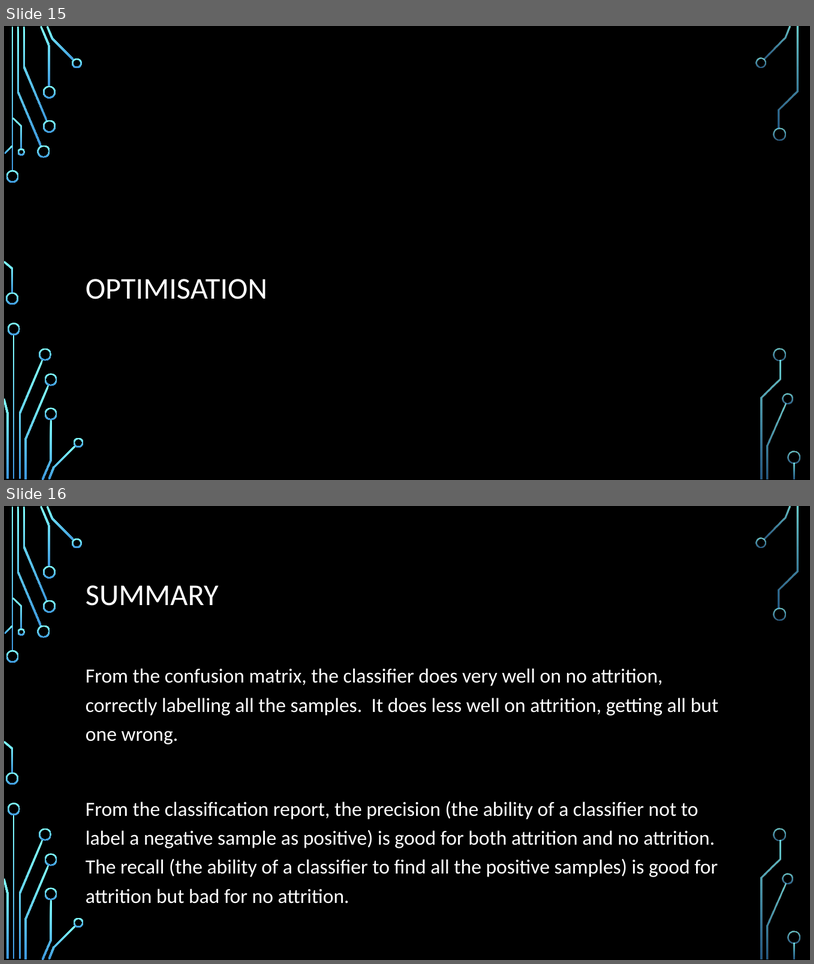
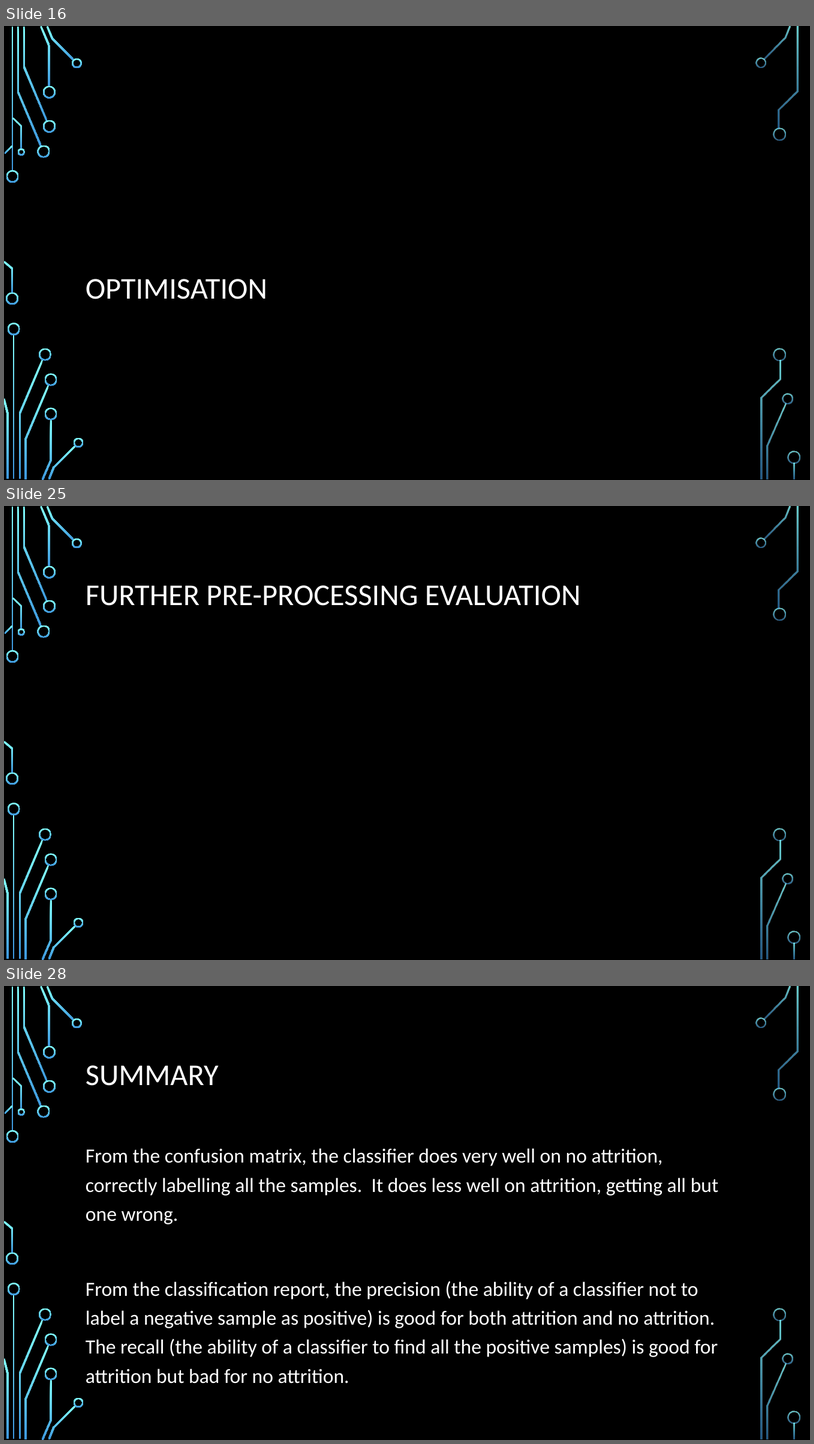
Before and after one commit to ddaniel2024/Project-4, a slide deck: Employee Attrition Prediction Presentation.pptx. Shown one above the other, each under a label of ours: slides 15 and 16 before the commit, slides 16, 25 and 28 after it; the slides between them are not shown. The pictures are 814x964 and 814x1444 pixels, drawn with LibreOffice and Linux fonts; fonts in the diff are those of the drawing; background and template pictures are left out. Boxes give left, top, right and bottom in pixels: in the first picture for what was removed or moved away, otherwise in the second. Text is boxed around its words. In the diff, an @@ line names an element or a change of style, - is before the commit and + after.

```diff
--- a/Employee Attrition Prediction Presentation.pptx
+++ b/Employee Attrition Prediction Presentation.pptx
@@ slide 25 added at (4, 506, 810, 960), background picture (left out); not listed: 36 template elements that a slide beside it also shows @@
@@ title added at (86, 585, 581, 606), 36 pt, text #FFFFFF @@
+FURTHER PRE-PROCESSING EVALUATION
@@ what was slide 15 is now slide 16 @@
@@ what was slide 16 is now slide 28 @@
```
Also in this commit, not shown: 1 slide changed, 12 other slides added, 1 slide removed, 1 other file.
